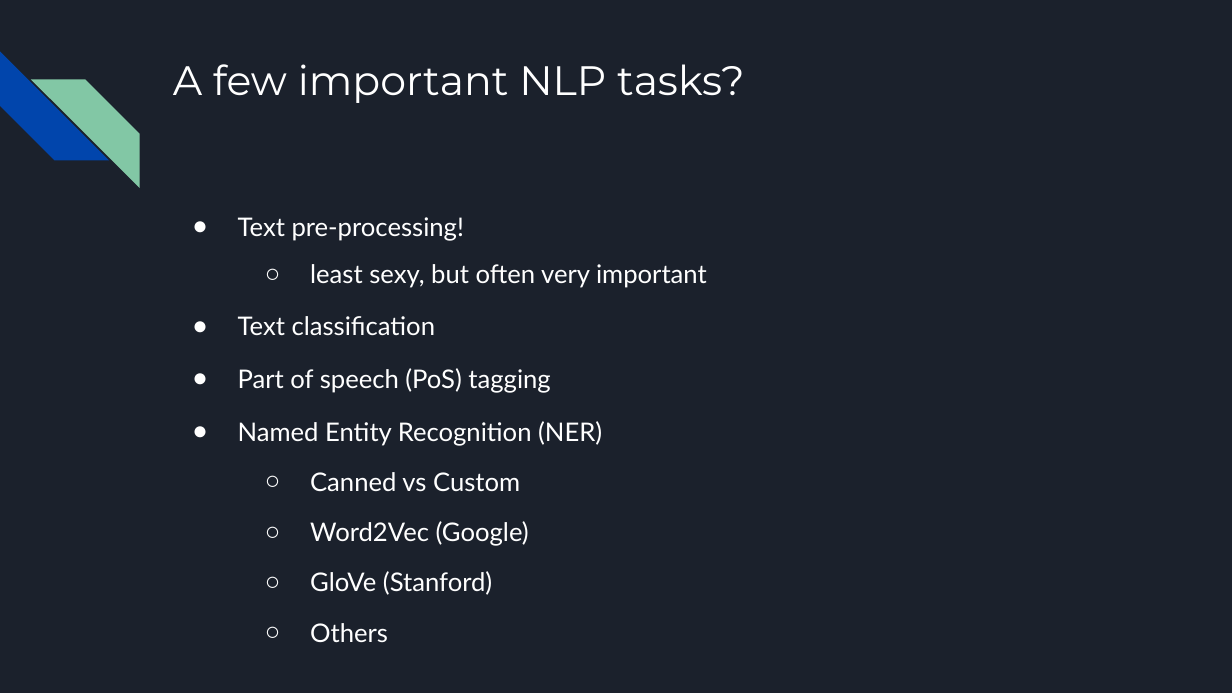
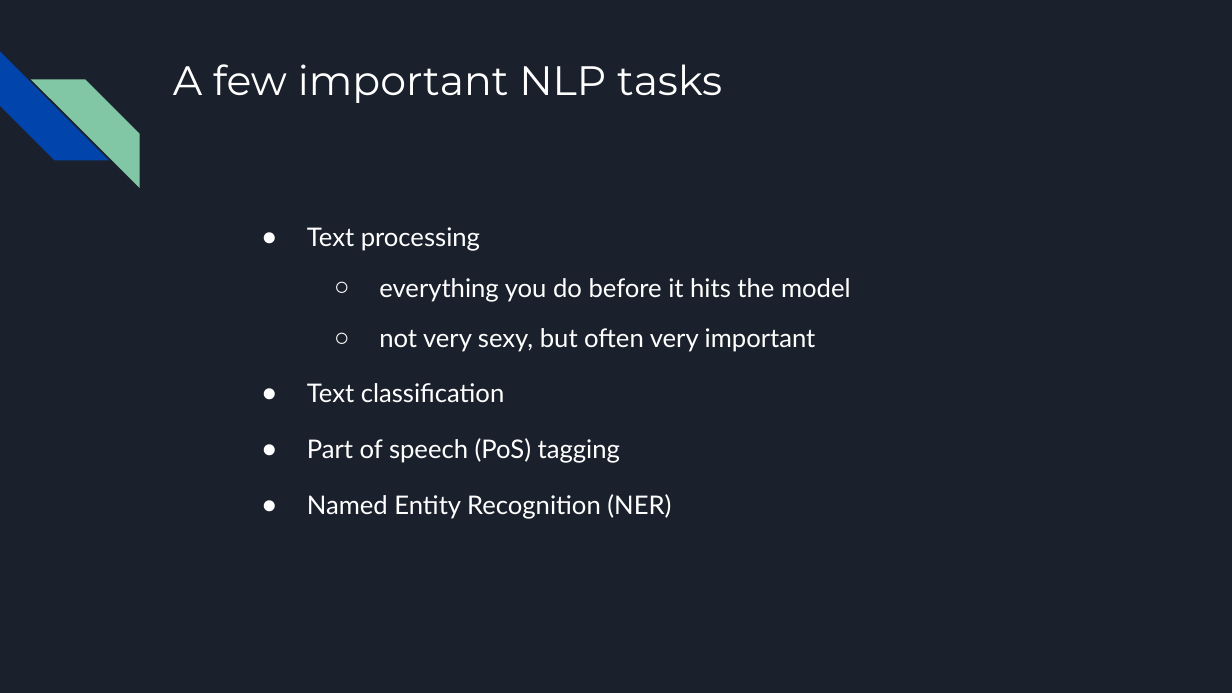
Before and after one commit to MichaelSzczepaniak/WordEmbeddings, a slide deck: slide 7 of word_embeddings_30min.odp (slide 5 before the commit). Drawn at 1232x693 pixels with LibreOffice and Linux fonts; fonts in the diff are those of the drawing. Boxes give left, top, right and bottom in pixels: in the first picture for what was removed or moved away, otherwise in the second. Text is boxed around its words. In the diff, an @@ line names an element or a change of style, - is before the commit and + after.

```diff
--- a/word_embeddings_30min.odp
+++ b/word_embeddings_30min.odp
@@ title at [173,64,722,103]: text changed @@
-A few important NLP tasks?
+A few important NLP tasks
@@ text "Text processing": place and size @@
-text "Text processing" at [238,217,707,642]
+text "Text processing" at [307,227,851,519]
@@ text at [307,227,851,352]: text changed @@
-● Text pre-processing!
-  ○ least sexy, but often very important
+● Text processing
+  ○ everything you do before it hits the model
+  ○ not very sexy, but often very important
@@ text at [307,383,671,519]: line spacing 1.05 to 1.15 @@
@@ text at [310,472,529,642]: paragraphs removed @@
-  ○ Canned vs Custom
-  ○ Word2Vec (Google)
-  ○ GloVe (Stanford)
-  ○ Others
```
Also in this commit, not shown: 4 other slides changed, 5 slides added, 6 slides removed.
